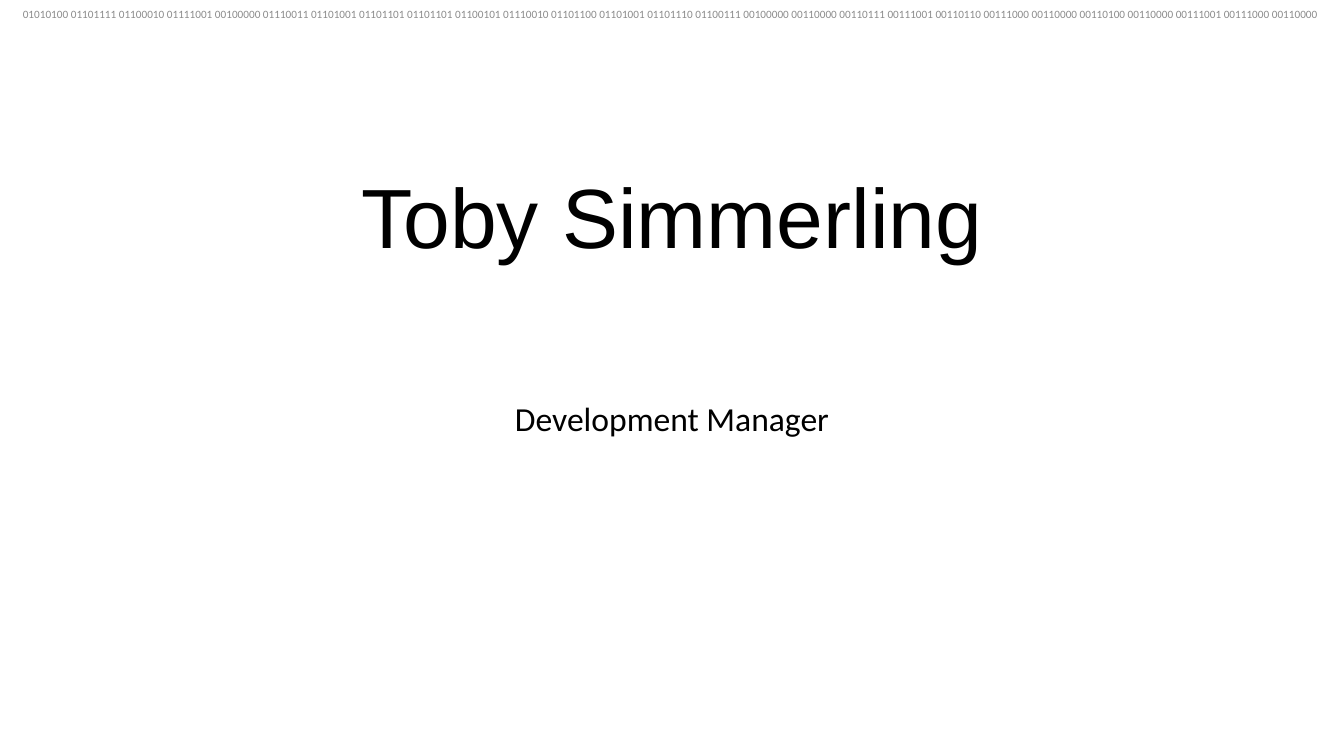
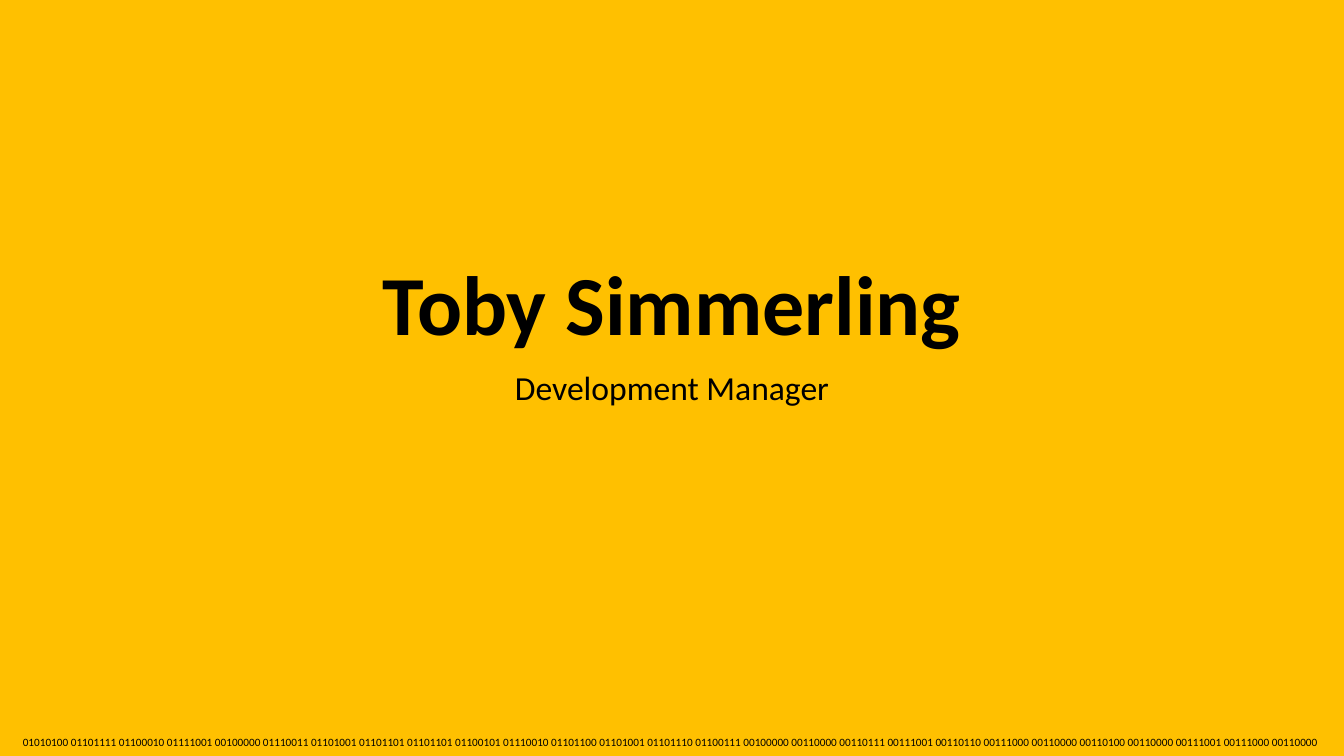
Before and after one commit to tsimmerling/GlassWallApplication, a slide deck: slide 1 of Toby Simmerling.pptx. Drawn at 1344x756 pixels with LibreOffice and Linux fonts; fonts in the diff are those of the drawing. Boxes give left, top, right and bottom in pixels: in the first picture for what was removed or moved away, otherwise in the second. Text is boxed around its words. In the diff, an @@ line names an element or a change of style, - is before the commit and + after.

```diff
--- a/Toby Simmerling.pptx
+++ b/Toby Simmerling.pptx
@@ background #FFFFFF to #FFC000 @@
@@ title "Toby Simmerling" moved from (x1=362, y1=187, x2=982, y2=264) to (x1=383, y1=276, x2=961, y2=350) @@
@@ title "Toby Simmerling" at (x1=383, y1=276, x2=961, y2=350): font Arial to Calibri, bold on @@
@@ subtitle "Development Manager" moved from (x1=515, y1=407, x2=828, y2=437) to (x1=515, y1=376, x2=828, y2=406) @@
@@ text "01010100 01101111 01100010 01111001 00100000 ..." moved from (x1=23, y1=11, x2=1317, y2=18) to (x1=23, y1=738, x2=1317, y2=746) @@
@@ text "01010100 01101111 01100010 01111001 00100000 ..." at (x1=23, y1=738, x2=1317, y2=746): text colour #8C8C8C to #000000 @@
```
Also in this commit, not shown: 6 other slides changed, 2 slides removed, 2 other files.
